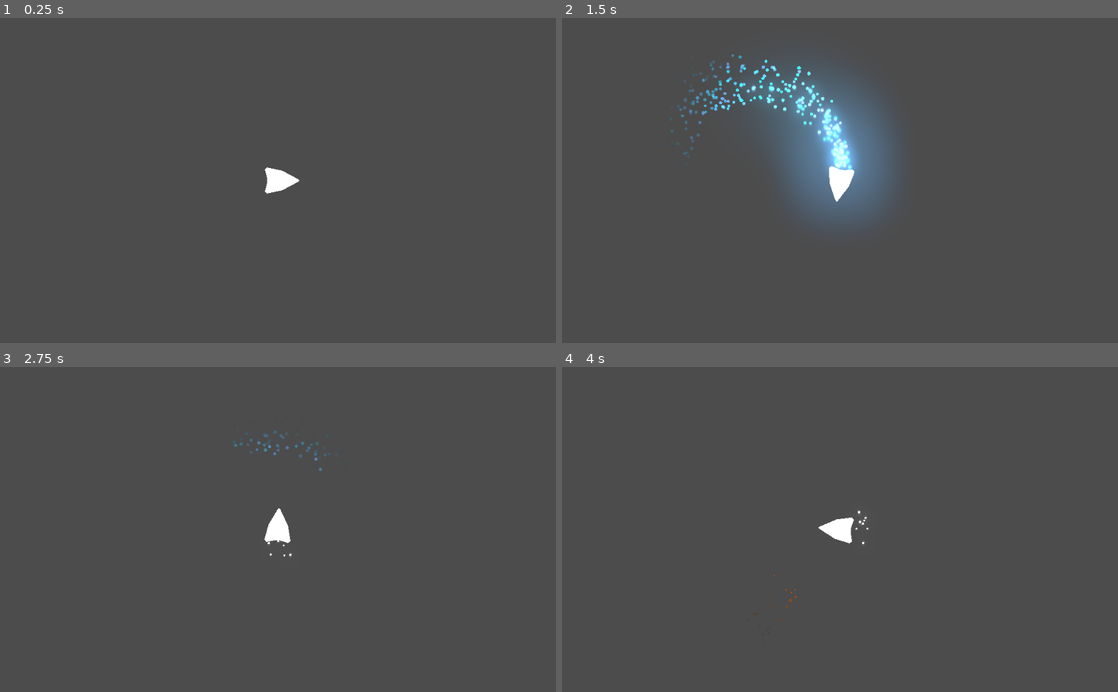
Above: before the commit, frames 1-4 (two rows, left to right).
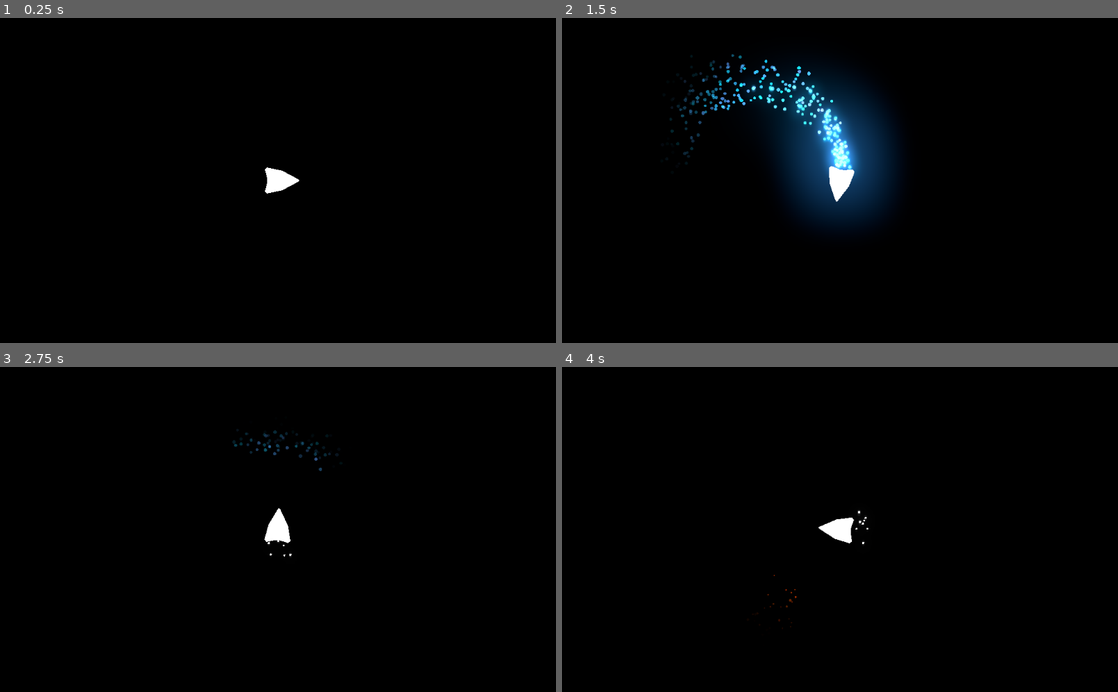
Above: after the commit, the same moments.

Repository: Insta-x/boost-racer
Game: Godot game, scene res://Src/SampleWorld.tscn
The game is run twice, just before and just after one commit, with the same random seed, the same clock (stepped at 60 frames per second) and the same inputs. The project has no main scene, so this scene is started directly.
Inputs:
- Up to frame 1 (0.25 s): no input
- Up to frame 2 (1.5 s): tap Enter at 0.5 s; hold D (turn_right) 0.53-1.28 s; hold Shift (boost) 0.53-1.28 s; hold Space (brake) from 1.28 s (still down); tap Shift (boost) at 1.35 s
- Up to frame 3 (2.75 s): release Space (brake) at 2.03 s; hold D (turn_right) from 2.03 s (still down); hold Shift (boost) from 2.03 s (still down)
- Up to frame 4 (4 s): release D (turn_right) at 2.78 s; release Shift (boost) at 2.78 s; hold W (thrust) 2.78-3.53 s; tap Shift (boost) at 2.85 s; hold A (turn_left) from 3.53 s (still down); hold Shift (boost) from 3.53 s (still down)

The runs differ from the first frame. In frame 1, 100% of the frame differs, in the area x 0-100%, y 0-100%; in frame 2, 99%; in frame 3, 100%; in frame 4, 100%.

Commit message:
menu and sound

Diff:
--- /dev/null
+++ b/Src/Menu/Menu.gd
@@ -0,0 +1,7 @@
+extends Control
+
+func _on_PlayButton_pressed():
+	get_tree().change_scene("res://Src/SampleWorld.tscn")
+
+func _on_TextureButton_pressed():
+	get_tree().quit()
--- /dev/null
+++ b/Src/Menu/Menu.tscn
@@ -0,0 +1,96 @@
+[gd_scene load_steps=10 format=2]
+
+[ext_resource path="res://Assets/Sound/menu_music.wav" type="AudioStream" id=1]
+[ext_resource path="res://Assets/Font/Polentical Neon Regular.ttf" type="DynamicFontData" id=2]
+[ext_resource path="res://Assets/Art/button-exit.png" type="Texture" id=3]
+[ext_resource path="res://Assets/Art/button-exit-hover.png" type="Texture" id=4]
+[ext_resource path="res://Assets/Art/button=play.png" type="Texture" id=5]
+[ext_resource path="res://Assets/Art/button=play-hover.png" type="Texture" id=6]
+[ext_resource path="res://Src/Menu/Menu.gd" type="Script" id=7]
+
+[sub_resource type="DynamicFont" id=1]
+size = 80
+outline_size = 3
+outline_color = Color( 0.988235, 0.988235, 0.988235, 1 )
+font_data = ExtResource( 2 )
+
+[sub_resource type="DynamicFont" id=2]
+size = 56
+outline_size = 3
+outline_color = Color( 0.988235, 0.988235, 0.988235, 1 )
+font_data = ExtResource( 2 )
+
+[node name="Menu" type="Control"]
+anchor_right = 1.0
+anchor_bottom = 1.0
+script = ExtResource( 7 )
+
+[node name="MenuContainer" type="VBoxContainer" parent="."]
+anchor_bottom = 50.0
+margin_top = 50.0
+margin_right = 1024.0
+margin_bottom = -29400.0
+custom_constants/separation = 60
+
+[node name="TitleLabel" type="Label" parent="MenuContainer"]
+margin_right = 1024.0
+margin_bottom = 99.0
+custom_colors/font_color = Color( 0.172549, 0.172549, 0.172549, 1 )
+custom_colors/font_color_shadow = Color( 0.388235, 1, 0.901961, 1 )
+custom_constants/shadow_offset_x = 2
+custom_constants/shadow_offset_y = 2
+custom_fonts/font = SubResource( 1 )
+text = "BOOST RACER"
+align = 1
+valign = 1
+
+[node name="PlayButton" type="TextureButton" parent="MenuContainer"]
+margin_left = 384.0
+margin_top = 159.0
+margin_right = 640.0
+margin_bottom = 287.0
+size_flags_horizontal = 4
+texture_normal = ExtResource( 5 )
+texture_hover = ExtResource( 6 )
+
+[node name="PlayLabel" type="Label" parent="MenuContainer/PlayButton"]
+margin_left = 36.0
+margin_top = 29.0
+margin_right = 220.0
+margin_bottom = 99.0
+custom_colors/font_color = Color( 0.172549, 0.172549, 0.172549, 1 )
+custom_colors/font_color_shadow = Color( 0.513726, 1, 0.901961, 1 )
+custom_constants/shadow_offset_x = 1
+custom_constants/shadow_offset_y = 1
+custom_fonts/font = SubResource( 2 )
+text = "PLAY"
+uppercase = true
+
+[node name="TextureButton" type="TextureButton" parent="MenuContainer"]
+margin_left = 384.0
+margin_top = 347.0
+margin_right = 640.0
+margin_bottom = 475.0
+size_flags_horizontal = 4
+texture_normal = ExtResource( 3 )
+texture_hover = ExtResource( 4 )
+
+[node name="ExitLabel" type="Label" parent="MenuContainer/TextureButton"]
+margin_left = 53.0
+margin_top = 29.0
+margin_right = 202.0
+margin_bottom = 99.0
+custom_colors/font_color = Color( 0.172549, 0.172549, 0.172549, 1 )
+custom_colors/font_color_shadow = Color( 1, 0.372549, 0.372549, 1 )
+custom_constants/shadow_offset_x = 1
+custom_constants/shadow_offset_y = 1
+custom_fonts/font = SubResource( 2 )
+text = "exit"
+uppercase = true
+
+[node name="MenuMusic" type="AudioStreamPlayer" parent="."]
+stream = ExtResource( 1 )
+autoplay = true
+
+[connection signal="pressed" from="MenuContainer/PlayButton" to="." method="_on_PlayButton_pressed"]
+[connection signal="pressed" from="MenuContainer/TextureButton" to="." method="_on_TextureButton_pressed"]
--- a/Src/Racer/Racer.gd
+++ b/Src/Racer/Racer.gd
@@ -7,6 +7,8 @@
 onready var boosting_particles := $BoostingParticles
 onready var dash_cooldown_timer := $DashCooldownTimer
 onready var boost_charge_particles := $BoostChargeParticles
+onready var thrusting_sfx := $ThrustingSFX
+onready var boosting_sfx := $BoostingSFX
 
 var thrusting := false setget set_thrusting
 var turning := 0
@@ -59,11 +61,17 @@
 func set_thrusting(value: bool) -> void:
 	thrusting = value
 	thrusting_particles.emitting = thrusting
-
+	if (!thrusting_sfx.playing && thrusting):
+		thrusting_sfx.play()
+	elif(!thrusting):
+		thrusting_sfx.stop()
 
 func set_boosting(value: bool) -> void:
 	boosting = value
 	boosting_particles.emitting = boosting
+	if (boosting):
+		boosting_sfx.play()
+
 
 
 func _on_DashCooldownTimer_timeout() -> void:
--- a/Src/Racer/Racer.tscn
+++ b/Src/Racer/Racer.tscn
@@ -1,7 +1,9 @@
-[gd_scene load_steps=10 format=2]
+[gd_scene load_steps=12 format=2]
 
 [ext_resource path="res://Src/Racer/Racer.gd" type="Script" id=1]
 [ext_resource path="res://Assets/Art/thrust-particle.png" type="Texture" id=2]
+[ext_resource path="res://Assets/Sound/thruster.ogg" type="AudioStream" id=3]
+[ext_resource path="res://Assets/Sound/boost.wav" type="AudioStream" id=4]
 
 [sub_resource type="Gradient" id=1]
 colors = PoolColorArray( 1, 0.227451, 0, 1, 0, 0, 0, 0 )
@@ -109,4 +111,11 @@
 emitting = false
 process_material = SubResource( 7 )
 
+[node name="ThrustingSFX" type="AudioStreamPlayer2D" parent="."]
+stream = ExtResource( 3 )
+
+[node name="BoostingSFX" type="AudioStreamPlayer2D" parent="."]
+position = Vector2( -34, 0 )
+stream = ExtResource( 4 )
+
 [connection signal="timeout" from="DashCooldownTimer" to="." method="_on_DashCooldownTimer_timeout"]
--- a/project.godot
+++ b/project.godot
@@ -9,18 +9,12 @@
 config_version=4
 
 _global_script_classes=[ {
-"base": "EditorVCSInterface",
-"class": "GitAPI",
-"language": "NativeScript",
-"path": "res://addons/godot-git-plugin/git_api.gdns"
-}, {
 "base": "RigidBody2D",
 "class": "Racer",
 "language": "GDScript",
 "path": "res://Src/Racer/Racer.gd"
 } ]
 _global_script_class_icons={
-"GitAPI": "",
 "Racer": ""
 }
 
@@ -31,7 +25,11 @@
 
 [gdnative]
 
-singletons=[ "res://addons/godot-git-plugin/git_api.gdnlib" ]
+singletons=[  ]
+
+[global]
+
+size=false
 
 [input]
 
@@ -67,4 +65,5 @@
 
 [rendering]
 
+environment/default_clear_color=Color( 0, 0, 0, 1 )
 environment/default_environment="res://default_env.tres"
Binary file added: Assets/Art/button-exit-hover.png
Not shown, added: Assets/Art/button-exit-hover.png.import
Binary file added: Assets/Art/button-exit.png
Not shown, added: Assets/Art/button-exit.png.import
Binary file added: Assets/Art/button=play-hover.png
Not shown, added: Assets/Art/button=play-hover.png.import
Binary file added: Assets/Art/button=play.png
Not shown, added: Assets/Art/button=play.png.import
Binary file added: Assets/Font/Polentical Neon Regular.ttf
Not shown, added: Assets/Sound/boost.wav.import
Not shown, added: Assets/Sound/menu_music.wav.import
Not shown, added: Assets/Sound/music.mp3.import
(and 9 more such lines)
